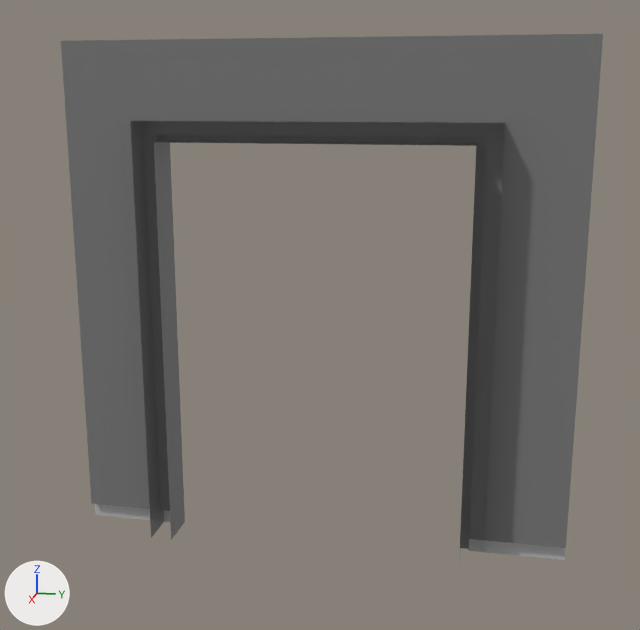
One commit to the FBX model src/LDJam54/Assets/Art/Meshes/SM_Env_Wall_Doorway_001.fbx: the scene before it, then after it.
Rendered twice from a camera (50 mm lens) standing at (13.36, -10.65, 3.58) and looking at (6.99, -11.92, 1.99). Arrows for +X, +Y and +Z are at lower left; the lights stay in place. Where no turn or scale is listed for an object, it has been applied to the vertices.

Script lines for the objects in view, before the commit:
```python
me_mesh = bpy.data.meshes.new('Mesh')
me_mesh.from_pydata(...)  # 44 vertices, 20 faces; spans x -0.33..0.0, y -4.0..0.0, z 0.0..4.0
# faces by material slot: [14, 4, 2]
me_mesh.materials.append(mat_material__37)  # grey #7a7a7a
me_mesh.materials.append(mat_material__38)  # grey #bcbcbc
me_mesh.materials.append(mat_material__35_slot__3)  # black #000000
ob_sm_env_wall_doorway_001 = bpy.data.objects.new('SM_Env_Wall_Doorway_001', me_mesh)
ob_sm_env_wall_doorway_001.location = (7.0, -10.0, 0.0)
```
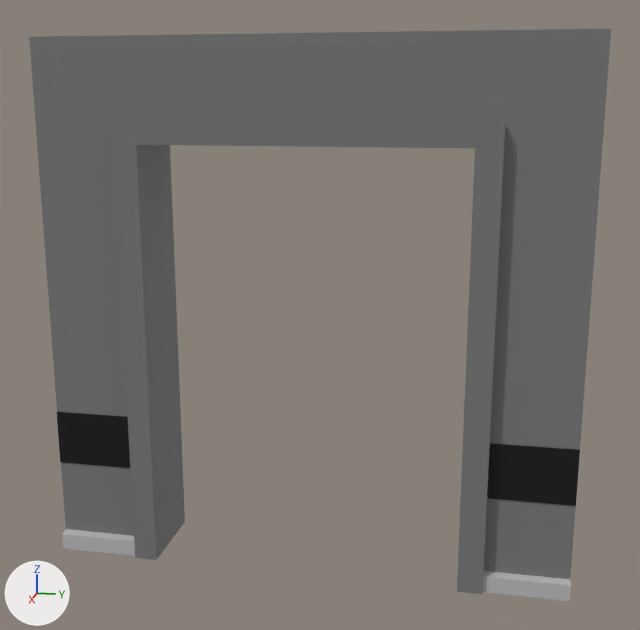
Patch to the scene script:
```diff
--- a/src/LDJam54/Assets/Art/Meshes/SM_Env_Wall_Doorway_001.fbx.py
+++ b/src/LDJam54/Assets/Art/Meshes/SM_Env_Wall_Doorway_001.fbx.py
@@ me_mesh @@
 # used by ob_sm_env_wall_doorway_001; location = (7.0, -10.0, 0.0)
-me_mesh.from_pydata(...)  # 44 vertices, 20 faces; spans x -0.33..0.0, y -4.0..0.0, z 0.0..4.0
+me_mesh.from_pydata(...)  # 80 vertices, 40 faces; spans x -0.33..0.33, y -4.0..0.0, z 0.0..4.0
+# me_mesh part 1: the loose piece of 20 vertices spanning x -0.3..-0.24, y -4.0..0.0, z 0.0..4.0 is copied, and the copy is mirrored in x about the mesh origin; it spans x 0.24..0.3, y -4.0..0.0, z 0.0..4.0
+# me_mesh part 2: the loose piece of 4 vertices spanning x -0.25, y -4.0..-3.25, z 0.73..1.16 is copied, and the copy is moved by (0.5, 0.0, 0.0); it spans x 0.25, y -4.0..-3.25, z 0.73..1.16
+# me_mesh part 3: the loose piece of 4 vertices spanning x -0.25, y -0.75..0.0, z 0.73..1.16 is copied, and the copy is moved by (0.5, 0.0, 0.0); it spans x 0.25, y -0.75..0.0, z 0.73..1.16
+# me_mesh part 4
+# 8 new vertices lie (0.33, 0.0, 0.0) away from vertices in x 0.0, y -3.36..-0.63, z 0.0..3.41
+# 9 new faces join them, mat_material__37 (grey #7a7a7a)
 me_mesh.materials.append(mat_material__37)
```

Boxes (x1, y1, x2, y2) around the edits, measured in the pictures (640 x 630 px):
'SM_Env_Wall_Doorway_001', reshaped (7% wider, 7% taller): before (61, 34, 603, 568); after (29, 29, 611, 601)
part 1 of me_mesh, added: after (29, 29, 611, 601)
part 2 of me_mesh, added: after (57, 412, 130, 468)
part 3 of me_mesh, added: after (487, 443, 580, 506)
part 4 of me_mesh, added: after (112, 122, 505, 594)
